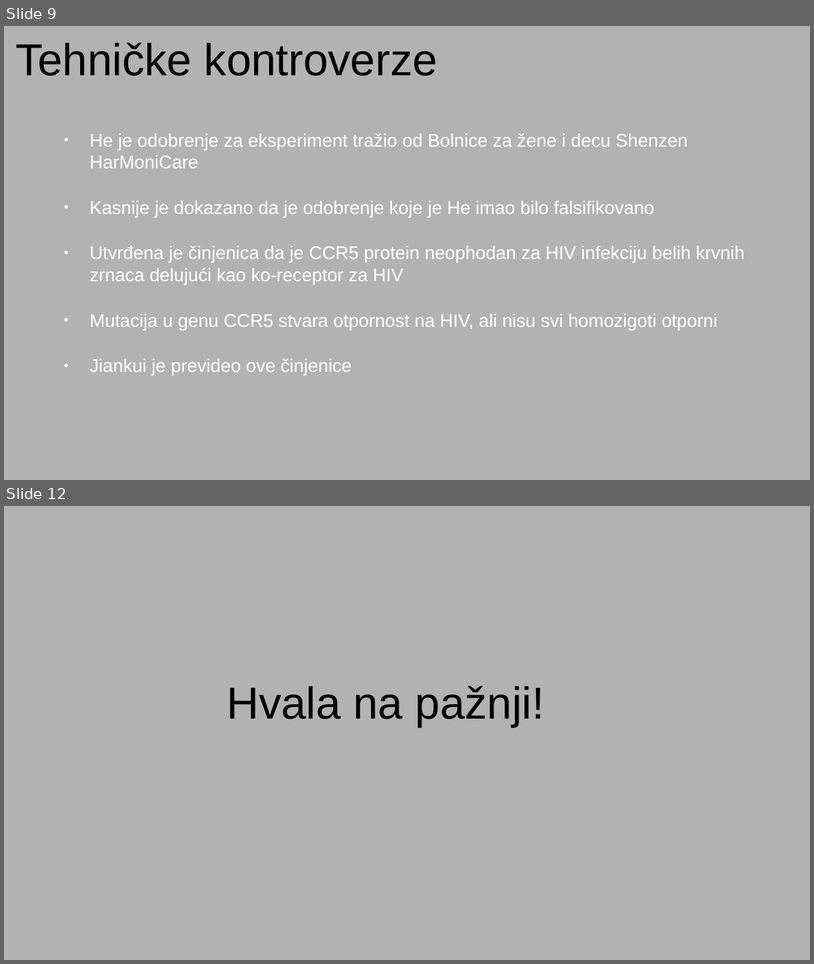
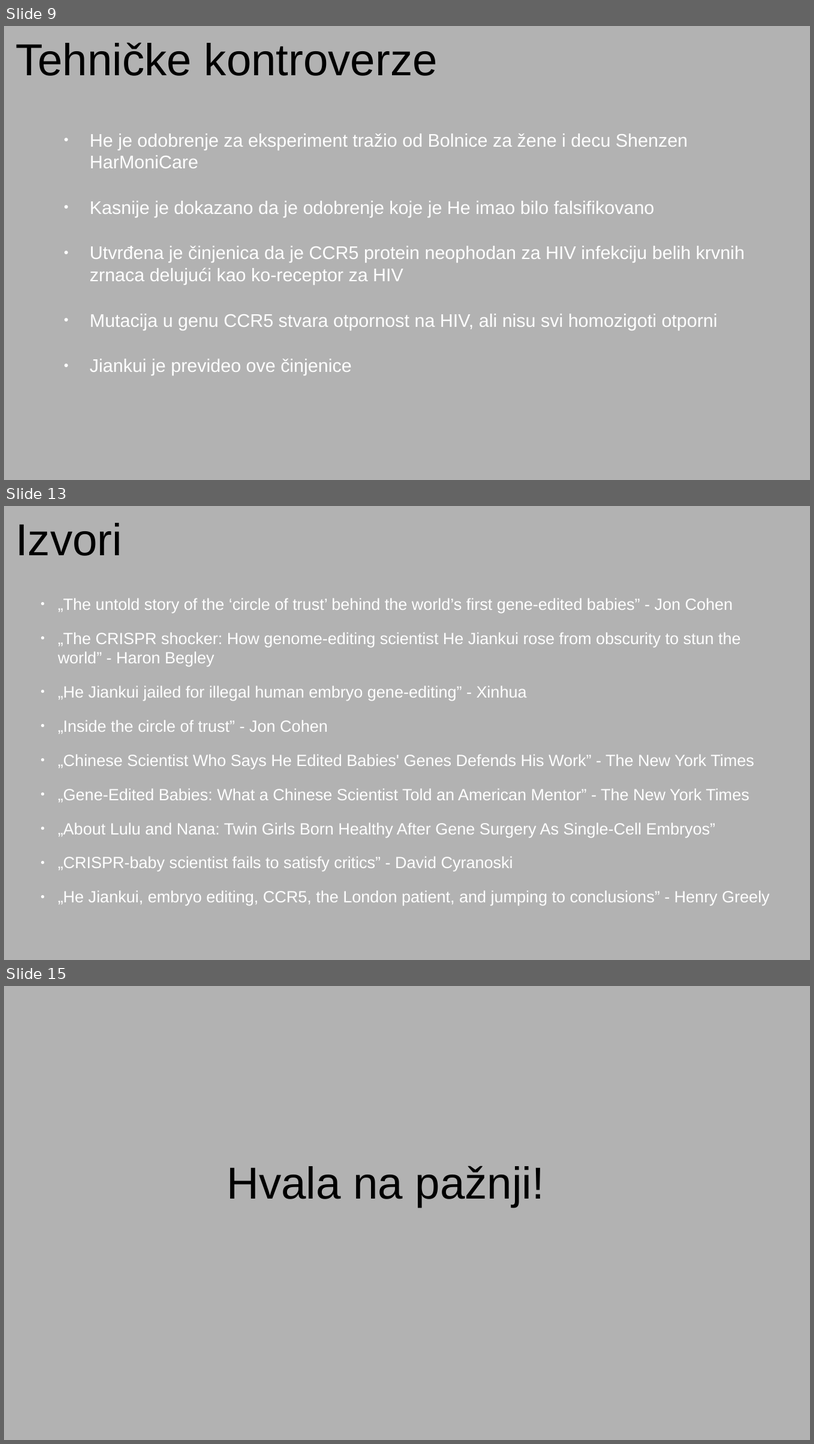
Before and after one commit to NikolaBelak/He-Jiankui-afera, a slide deck: He Jiankui afera.odp. Shown one above the other, each under a label of ours: slides 9 and 12 before the commit, slides 9, 13 and 15 after it; the slides between them are not shown. The pictures are 814x964 and 814x1444 pixels, drawn with LibreOffice and Linux fonts; fonts in the diff are those of the drawing. Boxes give left, top, right and bottom in pixels: in the first picture for what was removed or moved away, otherwise in the second. Text is boxed around its words. In the diff, an @@ line names an element or a change of style, - is before the commit and + after.

```diff
--- a/He Jiankui afera.odp
+++ b/He Jiankui afera.odp
@@ slide 13 added at [4,506,810,960], background #B2B2B2 @@
@@ title added at [15,523,122,556], 44 pt, text #000000 @@
+Izvori
@@ subtitle added at [58,598,770,905], 16 pt, text #FFFFFF @@
+● „The untold story of the ‘circle of trust’ behind the world’s first gene-edited babies” - Jon Cohen
+● „The CRISPR shocker: How genome-editing scientist He Jiankui rose from obscurity to stun the world” - Haron Begley
+● „He Jiankui jailed for illegal human embryo gene-editing” - Xinhua
+● „Inside the circle of trust” - Jon Cohen
+● „Chinese Scientist Who Says He Edited Babies' Genes Defends His Work” - The New York Times
+● „Gene-Edited Babies: What a Chinese Scientist Told an American Mentor” - The New York Times
+● „About Lulu and Nana: Twin Girls Born Healthy After Gene Surgery As Single-Cell Embryos”
+● „CRISPR-baby scientist fails to satisfy critics” - David Cyranoski
+● „He Jiankui, embryo editing, CCR5, the London patient, and jumping to conclusions” - Henry Greely
@@ what was slide 12 is now slide 15 @@
```
Also in this commit, not shown: 9 slides changed, 2 other slides added, 1 other file.
